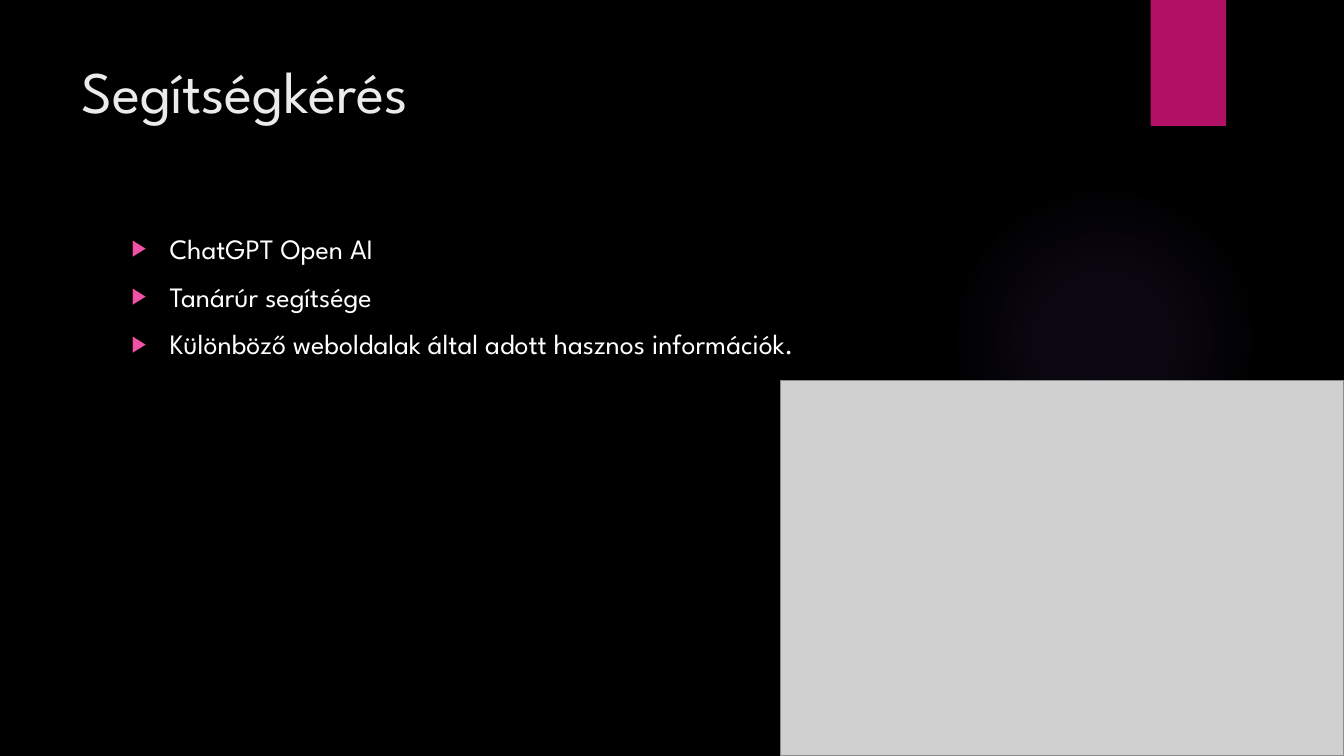
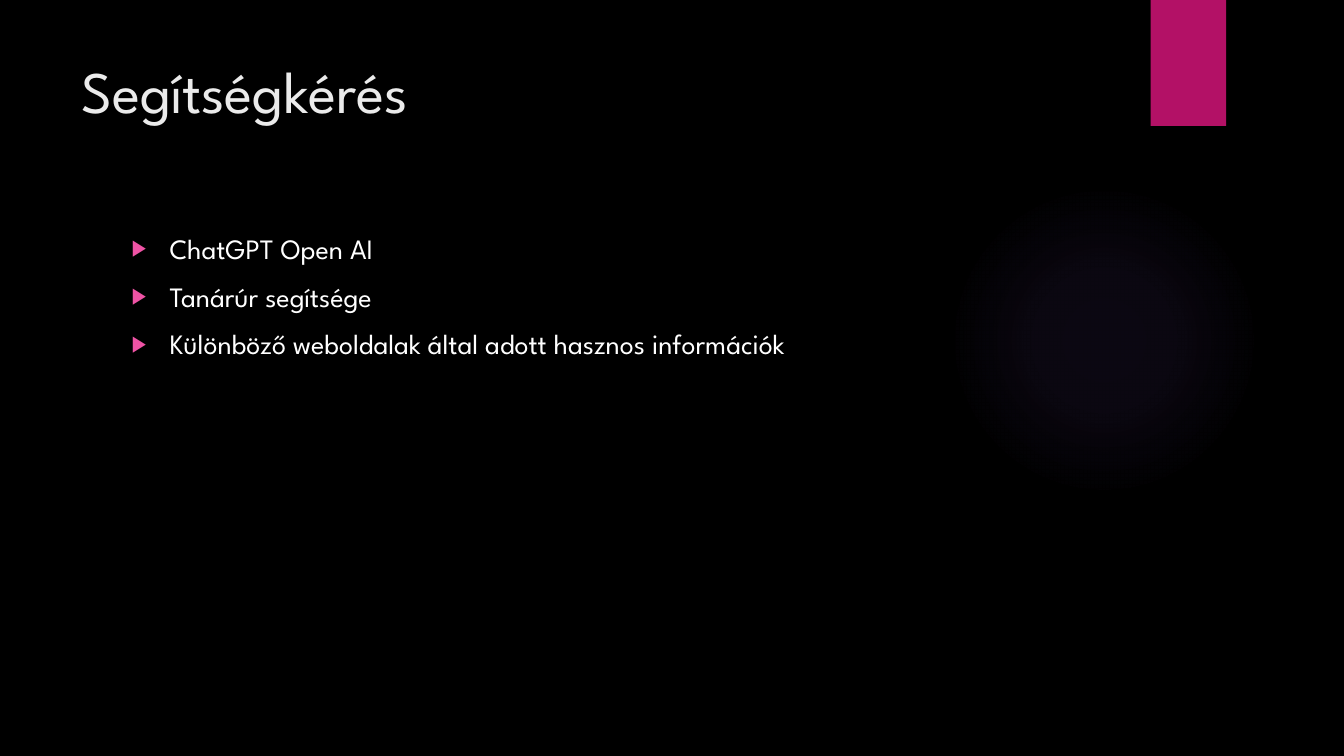
Before and after one commit to LajkaK2006/BorsodNet, a slide deck: slide 18 of Tacos KFT.pptx. Drawn at 1344x756 pixels with LibreOffice and Linux fonts; fonts in the diff are those of the drawing; grey boxes stand for pictures; background and template pictures are left out. Boxes give left, top, right and bottom in pixels: in the first picture for what was removed or moved away, otherwise in the second. Text is boxed around its words. In the diff, an @@ line names an element or a change of style, - is before the commit and + after.

```diff
--- a/Tacos KFT.pptx
+++ b/Tacos KFT.pptx
@@ text at bbox=[170, 334, 785, 355]: text changed @@
-▶ Különböző weboldalak által adott hasznos információk.
+▶ Különböző weboldalak által adott hasznos információk
@@ picture removed at bbox=[780, 380, 1344, 756] @@
```
Also in this commit, not shown: 7 other slides changed.
